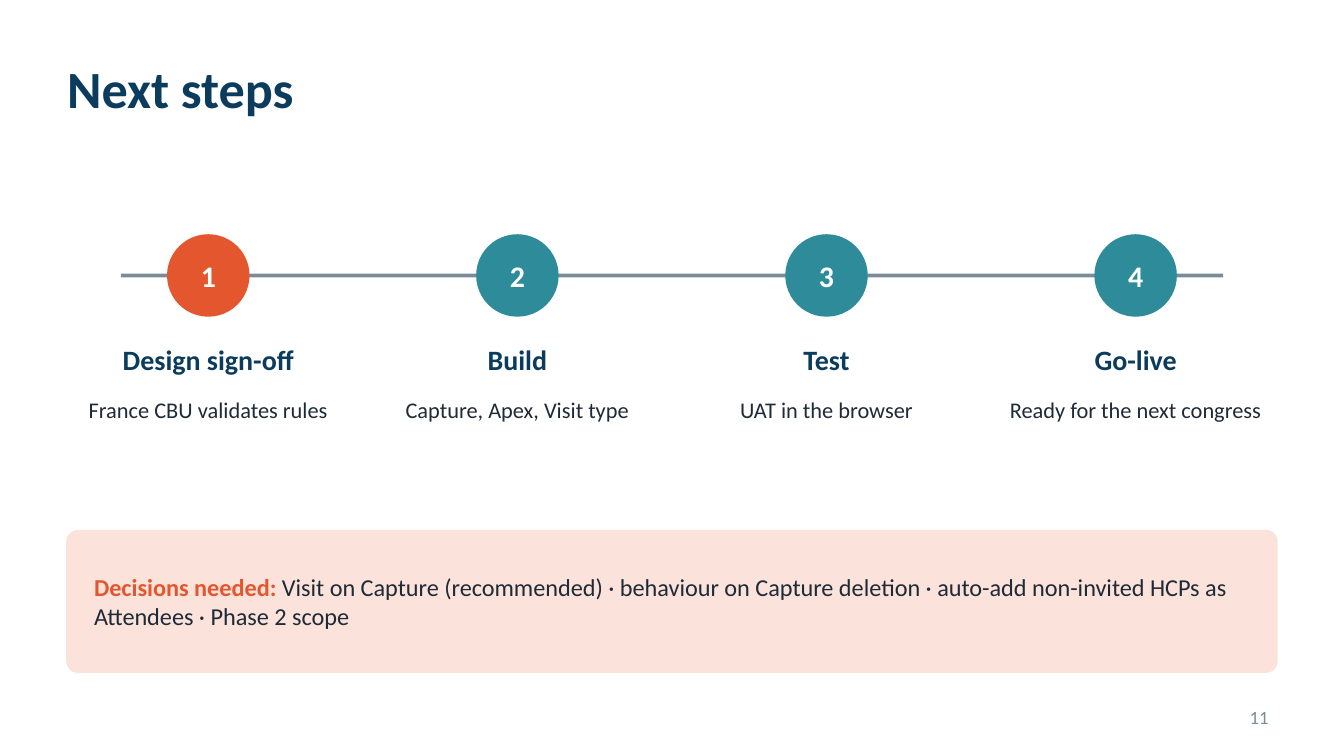
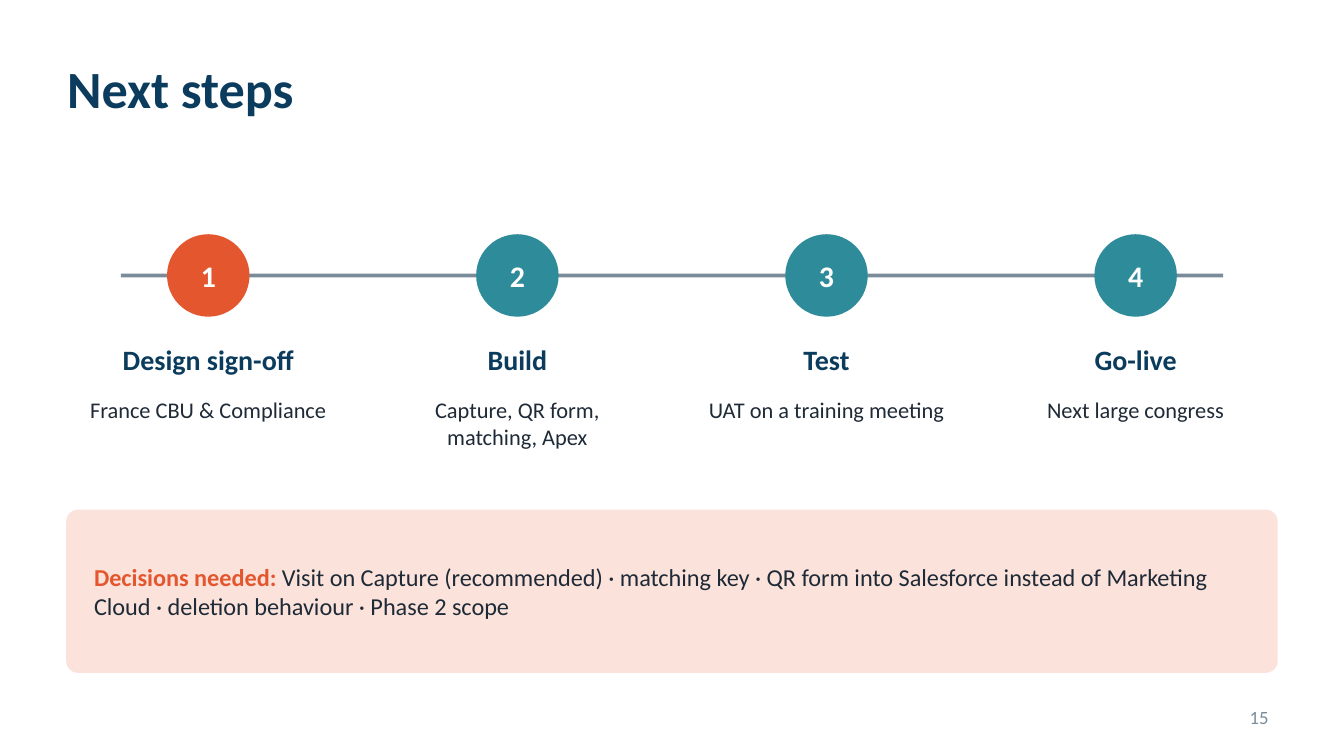
Before and after one commit to patrik8585/claude, a slide deck: slide 15 of slides/France_CBU_Congress_Solution.pptx (slide 11 before the commit). Drawn at 1344x756 pixels with LibreOffice and Linux fonts; fonts in the diff are those of the drawing. Boxes give left, top, right and bottom in pixels: in the first picture for what was removed or moved away, otherwise in the second. Text is boxed around its words. In the diff, an @@ line names an element or a change of style, - is before the commit and + after.

```diff
--- a/slides/France_CBU_Congress_Solution.pptx
+++ b/slides/France_CBU_Congress_Solution.pptx
@@ text at (90, 402, 326, 422): text changed @@
-France CBU validates rules
+France CBU & Compliance
@@ text at (435, 402, 599, 449): text changed @@
-Capture, Apex, Visit type
+Capture, QR form, matching, Apex
@@ text at (709, 402, 944, 422): text changed @@
-UAT in the browser
+UAT on a training meeting
@@ text at (1047, 402, 1223, 422): text changed @@
-Ready for the next congress
+Next large congress
@@ rounded rectangle: place and size @@
-rounded rectangle at (67, 531, 1277, 672)
+rounded rectangle at (67, 511, 1277, 672)
@@ rounded rectangle at (67, 511, 1277, 672): proportions changed @@
@@ text at (94, 568, 1208, 619): text changed @@
-Decisions needed: Visit on Capture (recommended) · behaviour on Capture deletion · auto-add non-invited HCPs as Attendees · Phase 2 scope
+Decisions needed: Visit on Capture (recommended) · matching key · QR form into Salesforce instead of Marketing Cloud · deletion behaviour · Phase 2 scope
@@ page number at (1250, 712, 1269, 724): text changed @@
-11
+15
```
Also in this commit, not shown: 8 other slides changed, 4 slides added.
